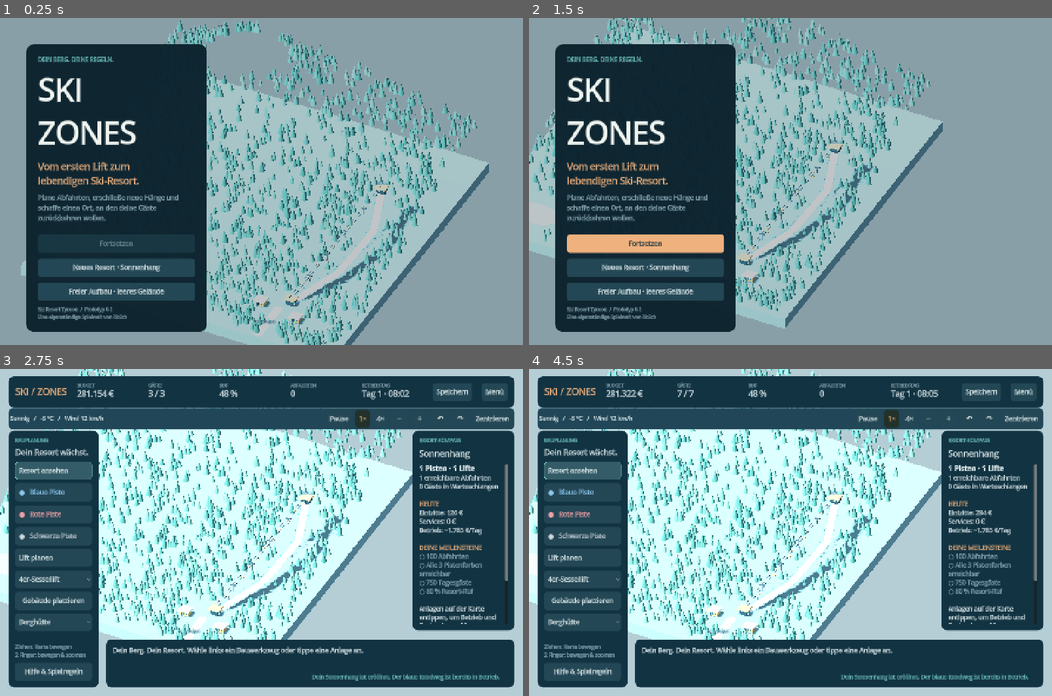
Above: before the commit, frames 1-4 (two rows, left to right).
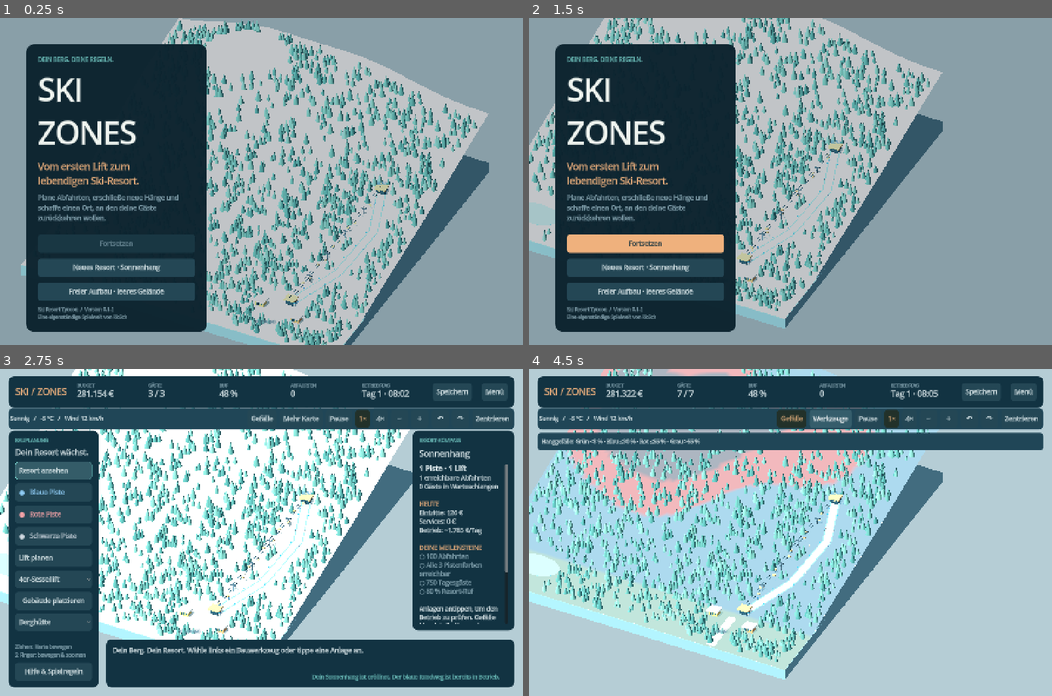
Above: after the commit, the same moments.

Repository: chekento/SkiZones
Game: Godot game, scene res://scenes/main.tscn
Same seed, same stepped clock (60 frames per second), same inputs: the game is played once before the commit and once after it.
Inputs (mouse positions are in pixels of both pictures, inside the frame that each line leads up to):
- Up to frame 1 (0.25 s): no input
- Up to frame 2 (1.5 s): click "Neues Resort · Sonnenhang" at 0.5 s; click "Menü" at 1.25 s
- Up to frame 3 (2.75 s): click "Fortsetzen" at 2 s
- Up to frame 4 (4.5 s): click "Aufbaukredit · 150.000 €" at 2.75 s; click (790, 418) at 3.5 s, where only the run after the commit has a clickable "Gefälle"; click (832, 418) at 4.25 s, where only the run after the commit has a clickable "Mehr Karte"

The runs differ from the first frame. In frame 1, 26% of the frame differs, in the area x 4-94%, y 0-100%; in frame 2, 19%; in frame 3, 29%; in frame 4, 64%, in the area x 0-99%, y 0-98%.

Commit message:
Improve terrain planning and publish Android 0.1.1 preview

Diff:
--- a/project.godot
+++ b/project.godot
@@ -3,7 +3,7 @@
 
 [application]
 config/name="SkiZones"
-config/version="0.1.0"
+config/version="0.1.1"
 run/main_scene="res://scenes/main.tscn"
 config/features=PackedStringArray("4.5", "GL Compatibility")
 config/icon="res://assets/icon.svg"
--- a/src/core/terrain.gd
+++ b/src/core/terrain.gd
@@ -21,6 +21,14 @@
 
 static func world(point: Vector2, offset: float = 0.0) -> Vector3:
 	return Vector3(point.x, height(point) + offset, point.y)
+
+static func slope_percent(point: Vector2) -> float:
+	# Steepest local inclination; a traverse may have a gentler downhill profile.
+	if not point.is_finite():
+		return INF
+	var dx := (height(point + Vector2(3, 0)) - height(point - Vector2(3, 0))) / 6.0
+	var dz := (height(point + Vector2(0, 3)) - height(point - Vector2(0, 3))) / 6.0
+	return Vector2(dx, dz).length() * 100.0
 
 static func unpack(value: Variant) -> Vector2:
 	if value is Array and value.size() == 2 and number(value[0]) and number(value[1]):
--- a/src/main.gd
+++ b/src/main.gd
@@ -66,6 +66,7 @@
 	_day_report_shown = false
 	view.home()
 	hud.hide_menu()
+	hud.set_map_focus(false)
 	set_tool("inspect")
 	hud.toast("Dein Sonnenhang ist eröffnet. Der blaue Rundweg ist bereits in Betrieb." if starter else "Freies Gelände: Plane zuerst einen Lift und einen blauen Rundweg.")
 	hud.refresh()
@@ -278,6 +279,7 @@
 				KEY_L: set_tool("lift")
 				KEY_G: set_tool("building")
 				KEY_F1: hud.show_help()
+				KEY_TAB: hud.set_map_focus(not hud.map_focus)
 				KEY_S:
 					if event.ctrl_pressed:
 						save_game()
@@ -354,6 +356,9 @@
 		for i in range(120):
 			model.advance_minute()
 		hud.refresh()
+	if OS.get_cmdline_user_args().has("--capture-slopes"):
+		hud.toggle_slopes()
+		hud.set_map_focus(true)
 	for i in range(12):
 		await get_tree().process_frame
 	await RenderingServer.frame_post_draw
--- a/src/ui/hud.gd
+++ b/src/ui/hud.gd
@@ -32,6 +32,13 @@
 var price_label: Label
 var _toast := "Willkommen am Sonnenhang. Erweitere dein Resort."
 var _toast_until := 0.0
+var map_focus := false
+var map_focus_button: Button
+var slopes_button: Button
+var tools_panel: PanelContainer
+var inspector_panel: PanelContainer
+var plan_panel: PanelContainer
+var slope_legend: PanelContainer
 
 func setup(controller: Node) -> void:
 	game = controller
@@ -57,10 +64,33 @@
 	_build_inspector()
 	_build_plan_bar()
 	_build_camera_bar()
+	_build_slope_legend()
 	_build_menu()
 	_build_dialogs()
 	show_context("inspect")
 	refresh()
+	get_viewport().size_changed.connect(_update_safe_area)
+	_update_safe_area()
+
+static func safe_content_rect(display_size: Vector2, viewport_size: Vector2, safe_area: Rect2) -> Rect2:
+	var full := Rect2(Vector2.ZERO, viewport_size)
+	if display_size.x <= 0 or display_size.y <= 0 or viewport_size.x <= 0 or viewport_size.y <= 0:
+		return full
+	var clipped := safe_area.intersection(Rect2(Vector2.ZERO, display_size))
+	if not clipped.has_area():
+		return full
+	var scale_value := viewport_size / display_size
+	return Rect2(clipped.position * scale_value, clipped.size * scale_value)
+
+func _update_safe_area() -> void:
+	var size_value := get_viewport().get_visible_rect().size
+	var content := Rect2(Vector2.ZERO, size_value)
+	if OS.has_feature("android") or OS.has_feature("ios"):
+		content = safe_content_rect(Vector2(DisplayServer.screen_get_size()), size_value, Rect2(DisplayServer.get_display_safe_area()))
+	root.offset_left = content.position.x
+	root.offset_top = content.position.y
+	root.offset_right = content.end.x - size_value.x
+	root.offset_bottom = content.end.y - size_value.y
 
 func _style(color: Color, radius: int = 16, padding: int = 18, border: Color = Color.TRANSPARENT) -> StyleBoxFlat:
 	var style := StyleBoxFlat.new()
@@ -143,6 +173,7 @@
 
 func _build_tools() -> void:
 	var panel := _panel(root, 24, 170, 268, -24, 0, 1)
+	tools_panel = panel
 	var box := _vbox(panel, 10)
 	_label(box, "BAUPLANUNG", 13, TEAL)
 	_label(box, "Dein Resort wächst.", 21)
@@ -172,6 +203,7 @@
 
 func _build_inspector() -> void:
 	var panel := _panel(root, -304, 170, -24, -180, 1, 1)
+	inspector_panel = panel
 	var box := _vbox(panel, 12)
 	_label(box, "RESORT-KOMPASS", 13, TEAL)
 	box.add_child(inspector_title)
@@ -194,6 +226,7 @@
 
 func _build_plan_bar() -> void:
 	var panel := _panel(root, 292, -156, -24, -24, 1, 1)
+	plan_panel = panel
 	var box := _vbox(panel, 8)
 	box.add_child(plan_text)
 	plan_text.autowrap_mode = TextServer.AUTOWRAP_WORD_SMART
@@ -218,12 +251,46 @@
 	panel.add_child(box)
 	labels.weather = _label(box, "", 16, INK)
 	_spacer(box, false)
+	slopes_button = _button(box, "Gefälle", toggle_slopes)
+	slopes_button.custom_minimum_size.y = 40
+	slopes_button.tooltip_text = "Zeigt die stärkste Neigung am Bauplatz. Serpentinen können mildere Abfahrten ermöglichen."
+	map_focus_button = _button(box, "Mehr Karte", func(): set_map_focus(not map_focus))
+	map_focus_button.custom_minimum_size.y = 40
 	pause_button = _button(box, "Pause", game.toggle_pause)
 	for speed in [1, 4]:
 		speed_buttons.append(_button(box, "%d×" % speed, func(): game.set_speed(speed)))
 	for item in [["−", func(): game.view.change_zoom(1.16)], ["+", func(): game.view.change_zoom(0.86)], ["↶", func(): game.view.rotate_view(-0.2)], ["↷", func(): game.view.rotate_view(0.2)], ["Zentrieren", func(): game.view.home()]]:
 		var button := _button(box, item[0], item[1])
 		button.custom_minimum_size = Vector2(48, 40)
+
+func _build_slope_legend() -> void:
+	slope_legend = _panel(root, 292, 176, -328, 224, 1)
+	slope_legend.add_theme_stylebox_override("panel", _style(Color("204657"), 9, 10))
+	_label(slope_legend, "Hanggefälle: Grün <8 % · Blau ≤30 % · Rot ≤55 % · Grau >55 %", 15, INK, true)
+	slope_legend.hide()
+
+func toggle_slopes() -> void:
+	game.view.toggle_slopes()
+	slopes_button.modulate = ACCENT if game.view.slopes_visible else Color.WHITE
+	_apply_panel_visibility()
+
+func set_map_focus(enabled: bool) -> void:
+	map_focus = enabled
+	map_focus_button.text = "Werkzeuge" if map_focus else "Mehr Karte"
+	_apply_panel_visibility()
+
+func _apply_panel_visibility() -> void:
+	var show_game := not menu.visible
+	for panel in map_panels:
+		if panel.get_parent() == root:
+			panel.visible = show_game
+	tools_panel.visible = show_game and not map_focus
+	inspector_panel.visible = show_game and not map_focus
+	# Keep a pending plan and its confirmation available in the wider map view.
+	plan_panel.visible = show_game and (not map_focus or current_tool != "inspect" or game.model.minute >= game.model.CLOSING)
+	slope_legend.visible = show_game and game.view.slopes_visible
+	slope_legend.offset_left = 24 if map_focus else 292
+	slope_legend.offset_right = -24 if map_focus else -328
 
 func _build_menu() -> void:
 	root.add_child(menu)
@@ -244,7 +311,7 @@
 	continue_button = _button(box, "Fortsetzen", game.continue_game, true)
 	_button(box, "Neues Resort · Sonnenhang", func(): game.start_game(true))
 	_button(box, "Freier Aufbau · leeres Gelände", func(): game.start_game(false))
-	_label(box, "Ski Resort Tycoon  /  Prototyp 0.1\nEine eigenständige Spielwelt von KoSch", 13, MUTED, true)
+	_label(box, "Ski Resort Tycoon  /  Version 0.1.1\nEine eigenständige Spielwelt von KoSch", 13, MUTED, true)
 
 func _build_dialogs() -> void:
 	root.add_child(daily_dialog)
@@ -262,17 +329,13 @@
 	help_dialog.popup_centered(Vector2i(800, 630))
 
 func show_menu() -> void:
-	for panel in map_panels:
-		if panel.get_parent() == root:
-			panel.hide()
 	menu.show()
+	_apply_panel_visibility()
 	continue_button.disabled = not game.has_game and not FileAccess.file_exists("user://skizones_save.json") and not FileAccess.file_exists("user://skizones_save.json.bak")
 
 func hide_menu() -> void:
-	for panel in map_panels:
-		if panel.get_parent() == root:
-			panel.show()
 	menu.hide()
+	_apply_panel_visibility()
 
 func blocks_map(point: Vector2) -> bool:
 	if menu.visible or daily_dialog.visible or help_dialog.visible:
@@ -291,6 +354,8 @@
 func show_context(tool: String, id: int = -1) -> void:
 	current_tool = tool
 	selected_id = id
+	if tool != "inspect" or id != -1:
+		set_map_focus(false)
 	price_label = null
 	for child in inspector_actions.get_children():
 		inspector_actions.remove_child(child)
@@ -345,7 +410,9 @@
 		var goal_text := ""
 		for i in range(goals.size()):
 			goal_text += ("[color=#75cdc7]✓ " if model.achievements.has(i) else "[color=#91b0bc]○ ") + goals[i] + "[/color]\n"
-		inspector_text.text = "[b]%d Pisten · %d Lifte[/b]\n%d erreichbare Abfahrten\n%d Gäste in Warteschlangen\n\n[color=#efb17d]HEUTE[/color]\nEintritte: %s €\nServices: %s €\nBetrieb: ~%s €/Tag\n\n[color=#efb17d]DEINE MEILENSTEINE[/color]\n%s\nAnlagen auf der Karte antippen, um Betrieb und Zustand zu prüfen." % [model.pistes.size(), model.lifts.size(), model.reachable_piste_ids().size(), model.queue_size(), money_text(model.report.tickets), money_text(model.report.services), money_text(model.operating_costs()), goal_text]
+		var piste_word := "Piste" if model.pistes.size() == 1 else "Pisten"
+		var lift_word := "Lift" if model.lifts.size() == 1 else "Lifte"
+		inspector_text.text = "[b]%d %s · %d %s[/b]\n%d erreichbare Abfahrten\n%d Gäste in Warteschlangen\n\n[color=#efb17d]HEUTE[/color]\nEintritte: %s €\nServices: %s €\nBetrieb: ~%s €/Tag\n\n[color=#efb17d]DEINE MEILENSTEINE[/color]\n%s\nAnlagen antippen, um den Betrieb zu prüfen. Gefälle blendet die Hangneigung ein; Mehr Karte vergrößert die freie Ansicht." % [model.pistes.size(), piste_word, model.lifts.size(), lift_word, model.reachable_piste_ids().size(), model.queue_size(), money_text(model.report.tickets), money_text(model.report.services), money_text(model.operating_costs()), goal_text]
 	elif current_tool == "lift":
 		var spec: Dictionary = Catalog.LIFTS[lift_kind()]
 		inspector_text.text = "[color=#efb17d]%s € + %d €/m[/color]\n\n%d Gäste pro Stunde\n%d €/Tag Betrieb\nWindgrenze: %.0 …(239 unchanged characters)…
--- a/src/world/resort_view.gd
+++ b/src/world/resort_view.gd
@@ -19,6 +19,9 @@
 var _guest_positions: Dictionary = {}
 var _clock := 0.0
 var _last_guest_ids: Array = []
+var slopes_visible := false
+var slope_overlay: MeshInstance3D
+var terrain_instance: MeshInstance3D
 
 func setup(resort: RefCounted) -> void:
 	model = resort
@@ -54,7 +57,7 @@
 	var sun := DirectionalLight3D.new()
 	sun.rotation_degrees = Vector3(-48, -35, 0)
 	sun.light_color = Color("fff0db")
-	sun.light_energy = 1.15
+	sun.light_energy = 0.9
 	sun.shadow_enabled = true
 	sun.directional_shadow_max_distance = 1600
 	add_child(sun)
@@ -64,7 +67,7 @@
 	settings.background_color = Color("b5cdd5")
 	settings.ambient_light_source = Environment.AMBIENT_SOURCE_COLOR
 	settings.ambient_light_color = Color("bfdce7")
-	settings.ambient_light_energy = 0.55
+	settings.ambient_light_energy = 0.42
 	settings.tonemap_mode = Environment.TONE_MAPPER_FILMIC
 	environment.environment = settings
 	add_child(environment)
@@ -75,7 +78,7 @@
 	for z in range(-400, 340, 10):
 		for x in range(-360, 360, 10):
 			var points := [Vector2(x, z), Vector2(x, z + 10), Vector2(x + 10, z), Vector2(x + 10, z + 10)]
-			for index in [0, 1, 2, 2, 1, 3]:
+			for index in [0, 2, 1, 2, 3, 1]:
 				var p: Vector2 = points[index]
 				var h := Terrain.height(p)
 				var grade := absf(Terrain.height(p + Vector2(3, 0)) - h) + absf(Terrain.height(p + Vector2(0, 3)) - h)
@@ -89,6 +92,7 @@
 	var instance := MeshInstance3D.new()
 	instance.mesh = surface.commit()
 	instance.material_override = _material(Color.WHITE, true)
+	terrain_instance = instance
 	add_child(instance)
 	_box(self, Vector3(0, -8, -30), Vector3(720, 25, 740), Color("7295a4"))
 	# A small frozen lake and the valley access path anchor the resort entrance.
@@ -101,6 +105,38 @@
 	lake_node.scale.z = 0.62
 	_ribbon(self, [[185, 335], [185, 280], [185, 230]], 18.0, Color("a0abb3"), 0.25)
 	_label(self, "TALZUGANG", Terrain.world(Terrain.BASE + Vector2(0, 65), 9), Color("36647a"))
+
+func toggle_slopes() -> void:
+	slopes_visible = not slopes_visible
+	if slope_overlay == null:
+		_build_slope_overlay()
+	slope_overlay.visible = slopes_visible
+
+func _build_slope_overlay() -> void:
+	var surface := SurfaceTool.new()
+	surface.begin(Mesh.PRIMITIVE_TRIANGLES)
+	for z in range(-400, 340, 10):
+		for x in range(-360, 360, 10):
+			var corners := [Vector2(x, z), Vector2(x, z + 10), Vector2(x + 10, z), Vector2(x + 10, z + 10)]
+			for index in [0, 2, 1, 2, 3, 1]:
+				var point: Vector2 = corners[index]
+				var grade := Terrain.slope_percent(point)
+				var color := Color("83bcaa")
+				if grade >= 8.0:
+					color = Color("68a6d0") if grade <= 30.0 else (Color("d8777c") if grade <= 55.0 else Color("687381"))
+				color.a = 0.68
+				surface.set_color(color)
+				# Keep the overlay below built piste ribbons and above the snow.
+				surface.add_vertex(Terrain.world(point, 0.16))
+	surface.generate_normals()
+	slope_overlay = MeshInstance3D.new()
+	slope_overlay.mesh = surface.commit()
+	var material := _material(Color.WHITE, true)
+	material.transparency = BaseMaterial3D.TRANSPARENCY_ALPHA
+	material.shading_mode = BaseMaterial3D.SHADING_MODE_UNSHADED
+	slope_overlay.material_override = material
+	slope_overlay.cast_shadow = GeometryInstance3D.SHADOW_CASTING_SETTING_OFF
+	add_child(slope_overlay)
 
 func _mesh(parent: Node3D, mesh: Mesh, position_value: Vector3, color: Color) -> MeshInstance3D:
 	var instance := MeshInstance3D.new()
--- a/tests/run.gd
+++ b/tests/run.gd
@@ -32,6 +32,8 @@
 	return model
 
 func _test_terrain() -> void:
+	check(Terrain.slope_percent(Vector2(330, 320)) < 1, "Flat valley land is shown as gentle terrain")
+	check(Terrain.slope_percent(Vector2(-170, -100)) > 55, "The steep western hillside is identifiable before construction")
 	check(Terrain.analyse(BLUE, 0).ok, "Starter blue piste has a valid full profile")
 	check(not Terrain.analyse(BLACK, 0).ok, "Steep terrain cannot be painted blue")
 	check(not Terrain.analyse(BLACK, 1).ok and Terrain.analyse(BLACK, 2).ok, "Black terrain exceeds the red limit")
--- a/tests/scene.gd
+++ b/tests/scene.gd
@@ -117,6 +117,32 @@
 	for button in game.hud.tool_buttons.values():
 		inside = inside and bounds.encloses(button.get_global_rect())
 	check(inside, "Every build tool remains within the viewport")
+	game.hud.set_map_focus(true)
+	check(not game.hud.tools_panel.visible and not game.hud.inspector_panel.visible and not game.hud.plan_panel.visible, "Expanded map hides the sidebars and idle plan bar")
+	check(not game.hud.blocks_map(ui_position), "Expanded map gives the sidebar area back to world input")
+	game.set_tool("blue")
+	check(not game.hud.map_focus and game.hud.tools_panel.visible and game.hud.plan_panel.visible, "Selecting a build tool restores the controls")
+	game.points = [[245, -130], [305, 0], [200, 205]]
+	game._update_plan()
+	game.hud.set_map_focus(true)
+	check(game.points.size() == 3 and game.hud.plan_panel.visible, "Expanded map preserves a pending route and its confirmation")
+	game.hud.toggle_slopes()
+	var overlay: MeshInstance3D = game.view.slope_overlay
+	check(game.view.slopes_visible and overlay.visible and game.hud.slope_legend.visible, "Slope overlay and legend open together")
+	var terrain_normal: Vector3 = game.view.terrain_instance.mesh.surface_get_arrays(0)[Mesh.ARRAY_NORMAL][0]
+	var overlay_normal: Vector3 = overlay.mesh.surface_get_arrays(0)[Mesh.ARRAY_NORMAL][0]
+	check(terrain_normal.y > 0 and overlay_normal.y > 0, "Terrain and slope faces point upward and are visible from the management camera")
+	game.hud.toggle_slopes()
+	game.hud.toggle_slopes()
+	check(game.view.slope_overlay == overlay, "Repeated slope toggles reuse the existing geometry")
+	game.show_menu()
+	check(not game.hud.slope_legend.visible, "Slope legend stays hidden behind the main menu")
+	game.continue_game()
+	check(game.hud.slope_legend.visible, "Slope legend returns after continuing")
+	var safe: Rect2 = game.hud.safe_content_rect(Vector2(2400, 1080), Vector2(2000, 900), Rect2(72, 0, 2328, 1056))
+	check(safe.position.is_equal_approx(Vector2(60, 0)) and safe.size.is_equal_approx(Vector2(1940, 880)), "Android cutouts and navigation insets map to logical UI coordinates")
+	check(game.hud.safe_content_rect(Vector2.ZERO, Vector2(1440, 900), Rect2()) == Rect2(0, 0, 1440, 900), "Missing display metrics leave the full UI usable")
+	check(game.hud.safe_content_rect(Vector2(2400, 1080), Vector2(2000, 900), Rect2(-100, 0, 2600, 1200)) == Rect2(0, 0, 2000, 900), "Safe areas are clipped to the display bounds")
 	# Release the complete scene before checking process exit, including its fonts.
 	game.queue_free()
 	await process_frame
Not shown, added: docs/.gdignore
Binary file changed: docs/screenshots/menu.png
Binary file changed: docs/screenshots/resort.png
Binary file added: docs/screenshots/slopes.png
Not shown, changed: export_presets.cfg
Not shown, changed: .github/workflows/validate-and-build.yml
Not shown, changed: README.md
Not shown, changed: docs/ANDROID.md
Not shown, changed: docs/ROADMAP.md
Not shown, changed: docs/VALIDATION.md
Not shown, added: docs/releases/0.1.1.md
Not shown, added: docs/validation/0.1.0.md
(and 1 more such lines)
